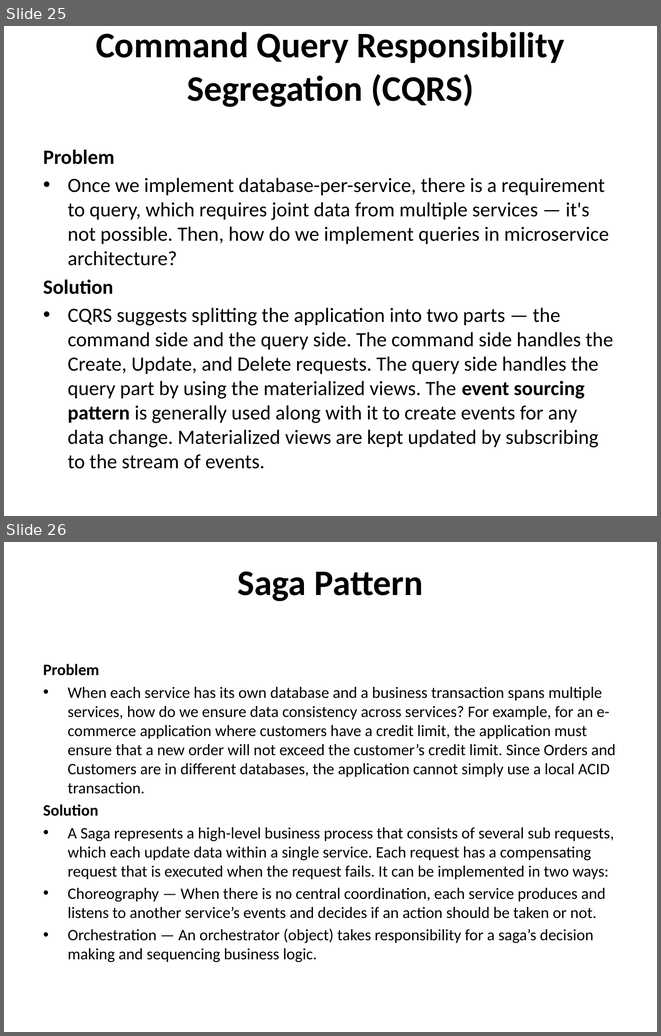
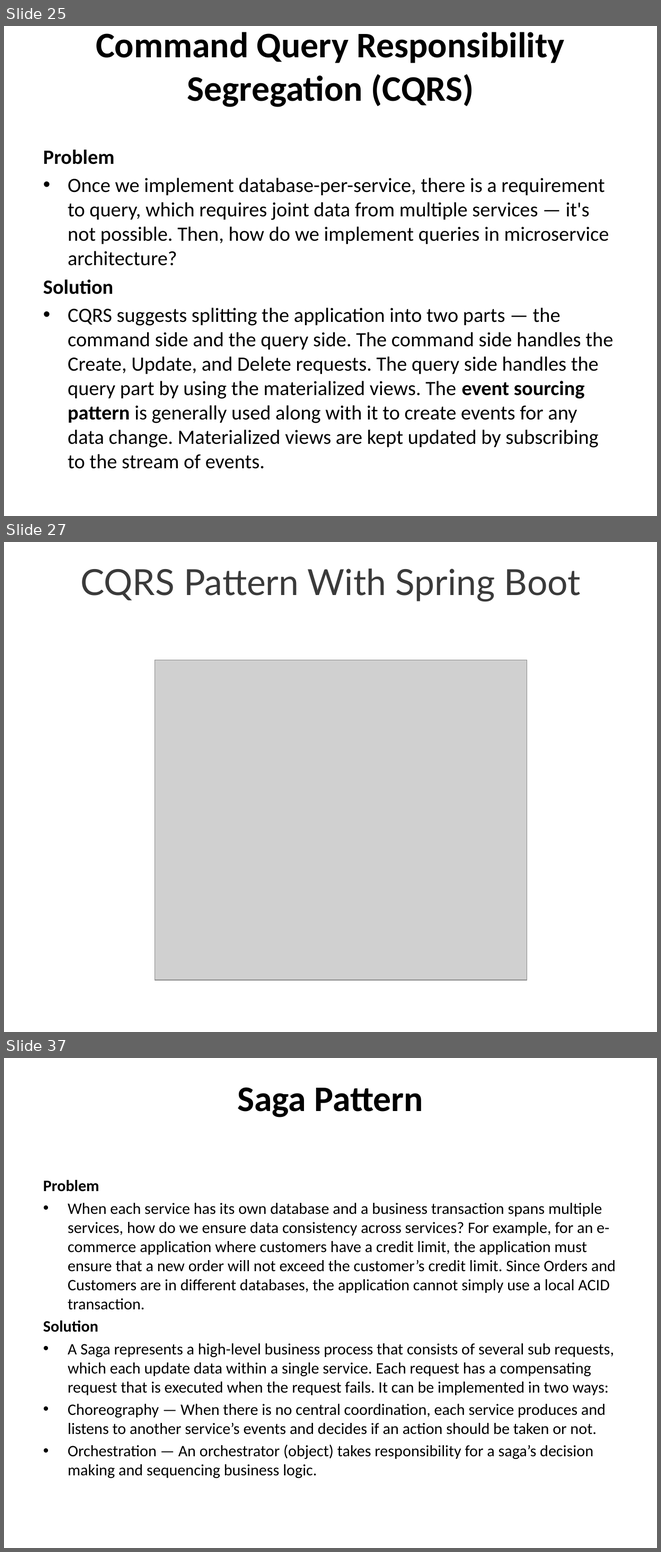
Before and after one commit to techelly/cloudthatmicroservies, a slide deck: Micro services Design Pattern.pptx. Shown one above the other, each under a label of ours: slides 25 and 26 before the commit, slides 25, 27 and 37 after it; the slides between them are not shown. The pictures are 661x1036 and 661x1552 pixels, drawn with LibreOffice and Linux fonts; fonts in the diff are those of the drawing; grey boxes stand for pictures. Boxes give left, top, right and bottom in pixels: in the first picture for what was removed or moved away, otherwise in the second. Text is boxed around its words. In the diff, an @@ line names an element or a change of style, - is before the commit and + after.

Commit message:
Added CQRS desging pattern example

```diff
--- a/Micro services Design Pattern.pptx
+++ b/Micro services Design Pattern.pptx
@@ slide 27 added at (x1=4, y1=542, x2=657, y2=1032), background #FFFFFF @@
@@ title added at (x1=80, y1=568, x2=581, y2=602), 39.6 pt, text #3A3A3A @@
+CQRS Pattern With Spring Boot
@@ picture added at (x1=155, y1=660, x2=527, y2=980) @@
@@ what was slide 26 is now slide 37 @@
```
Also in this commit, not shown: 10 other slides added, 56 other files.
